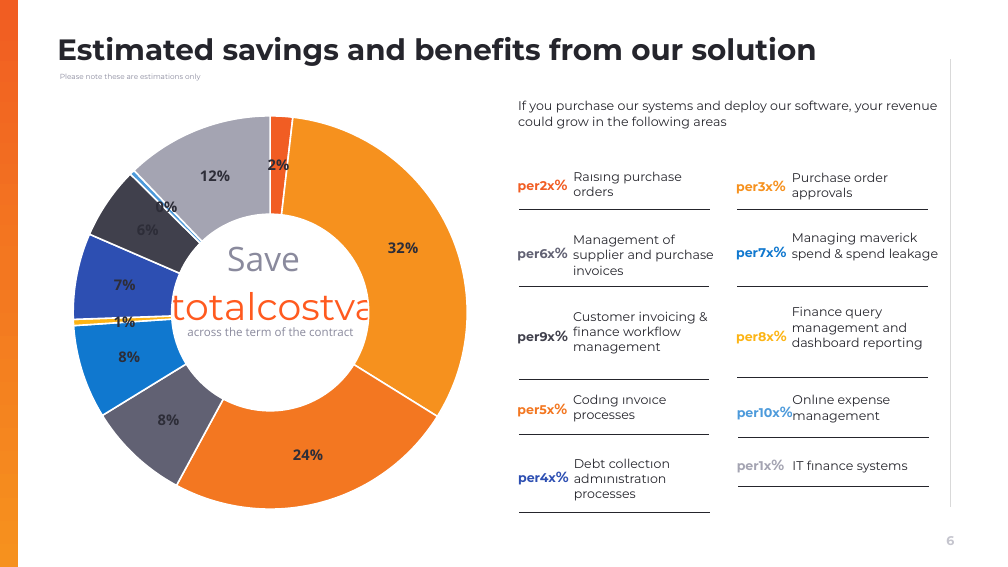
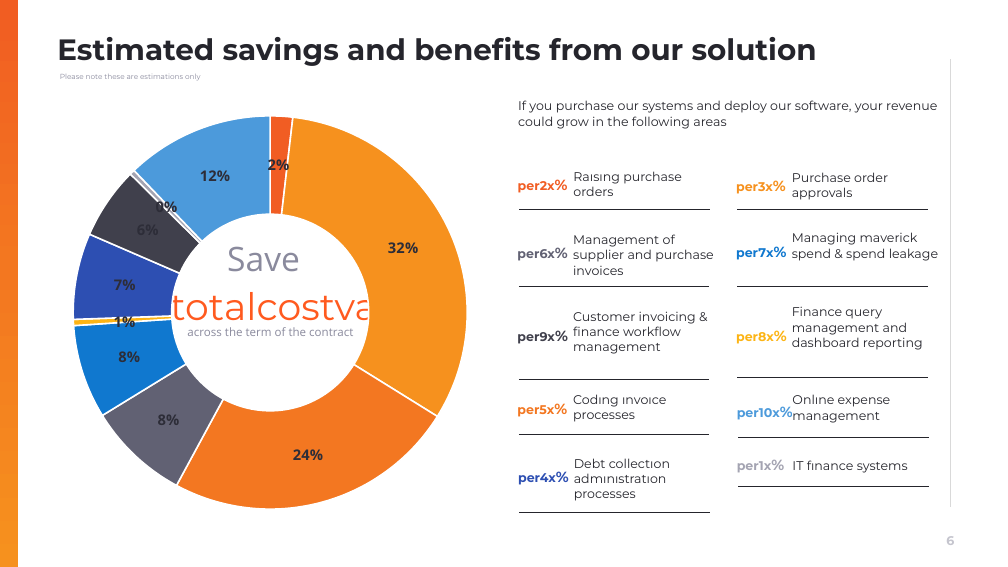
Before and after one commit to muratozdemirpiblo/ppt-api, a slide deck: slide 6 of sales.pptx. Drawn at 1008x567 pixels with LibreOffice and Linux fonts; fonts in the diff are those of the drawing; background and template pictures are left out. Boxes give left, top, right and bottom in pixels: in the first picture for what was removed or moved away, otherwise in the second. Text is boxed around its words. In the diff, an @@ line names an element or a change of style, - is before the commit and + after.

```diff
--- a/sales.pptx
+++ b/sales.pptx
@@ doughnut chart at (57, 115, 470, 520) @@
@@ colours of single points changed @@
```
Also in this commit, not shown: 2 other files.
